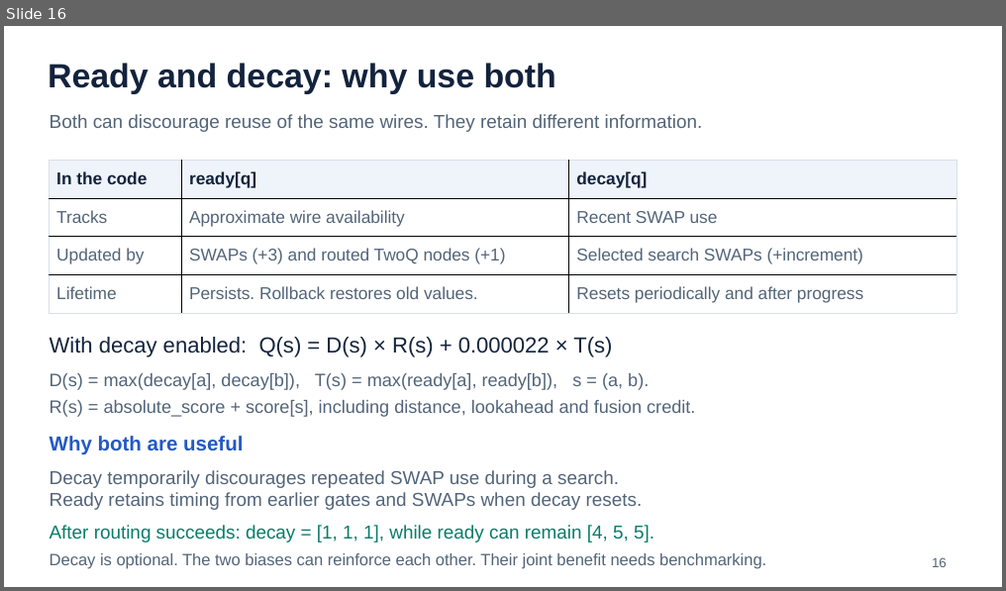
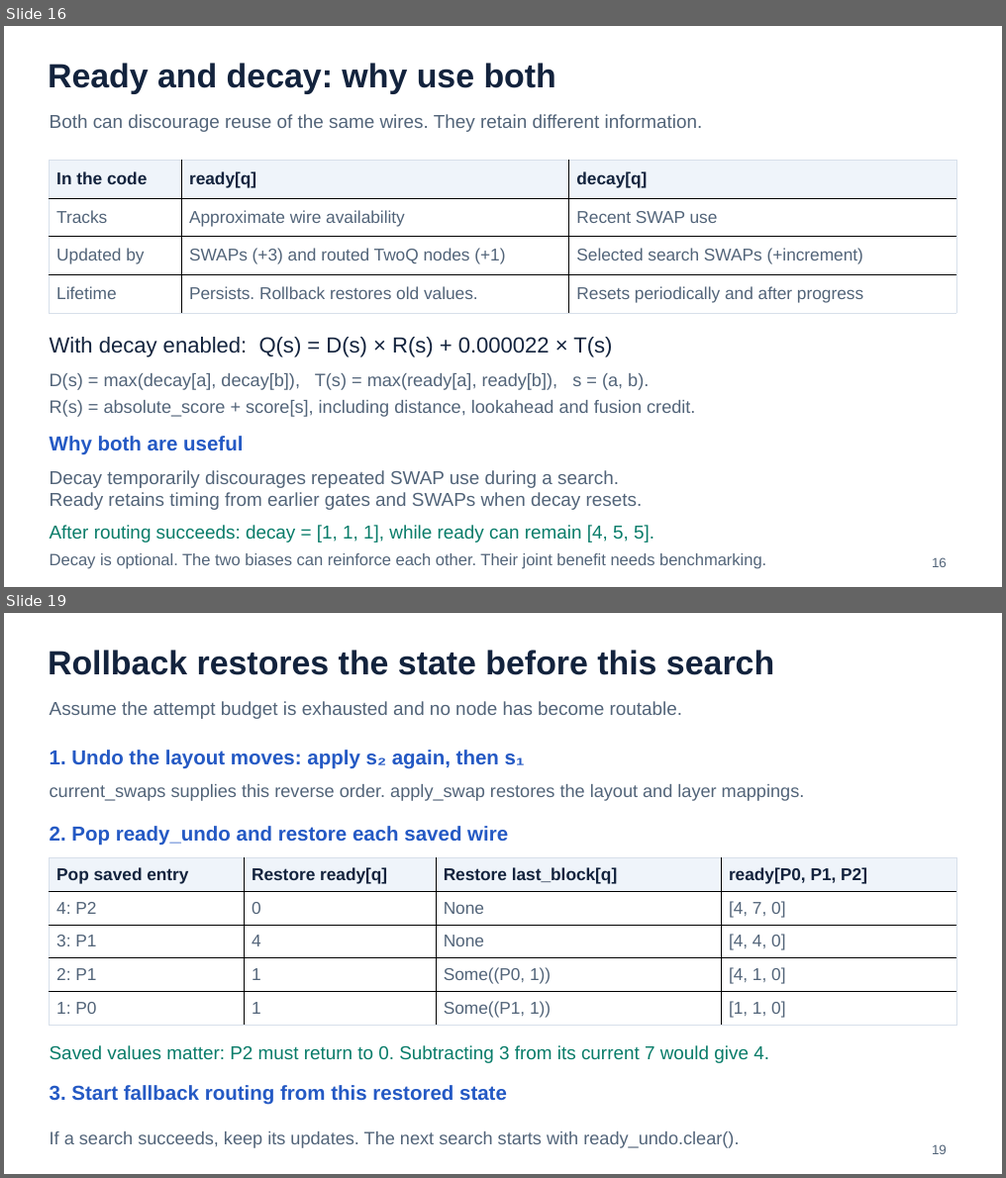
Before and after one commit to AI-native-Systems-Research/qiskit-evolved, a slide deck: design/change_description_codex.pptx. Shown one above the other, each under a label of ours: slide 16 before the commit, slides 16 and 19 after it; the slides between them are not shown. The pictures are 1006x591 and 1006x1178 pixels, drawn with LibreOffice and Linux fonts; fonts in the diff are those of the drawing. Boxes give left, top, right and bottom in pixels: in the first picture for what was removed or moved away, otherwise in the second. Text is boxed around its words. In the diff, an @@ line names an element or a change of style, - is before the commit and + after.

```diff
--- a/design/change_description_codex.pptx
+++ b/design/change_description_codex.pptx
@@ slide 19 added at [4,613,1002,1174], background #FFFFFF @@
@@ text added at [48,650,774,675], 32.2 pt, text #13233D, bold @@
+Rollback restores the state before this search
@@ text added at [50,701,682,719], 18 pt, text #526479 @@
+Assume the attempt budget is exhausted and no node has become routable.
@@ text added at [50,750,525,769], 19.5 pt, text #2459C4, bold @@
+1. Undo the layout moves: apply s₂ again, then s₁
@@ text added at [50,784,805,801], 17.2 pt, text #526479 @@
+current_swaps supplies this reverse order. apply_swap restores the layout and layer mappings.
@@ text added at [50,826,508,846], 19.5 pt, text #2459C4, bold @@
+2. Pop ready_undo and restore each saved wire
@@ table added at [49,858,956,1026], 5 rows, 4 columns @@
+Pop saved entry | Restore ready[q] | Restore last_block[q] | ready[P0, P1, P2]
+4: P2 | 0 | None | [4, 7, 0]
+3: P1 | 4 | None | [4, 4, 0]
+2: P1 | 1 | Some((P0, 1)) | [4, 1, 0]
+1: P0 | 1 | Some((P1, 1)) | [1, 1, 0]
@@ text added at [50,1046,769,1063], 18 pt, text #087C69 @@
+Saved values matter: P2 must return to 0. Subtracting 3 from its current 7 would give 4.
@@ text added at [50,1085,507,1105], 19.5 pt, text #2459C4, bold @@
+3. Start fallback routing from this restored state
@@ text added at [50,1132,739,1149], 17.2 pt, text #526479 @@
+If a search succeeds, keep its updates. The next search starts with ready_undo.clear().
@@ text added at [932,1145,946,1155], 12.8 pt, text #526479 @@
+19
```
Also in this commit, not shown: 5 slides changed, 2 other slides added, 1 slide removed, 38 other files.
